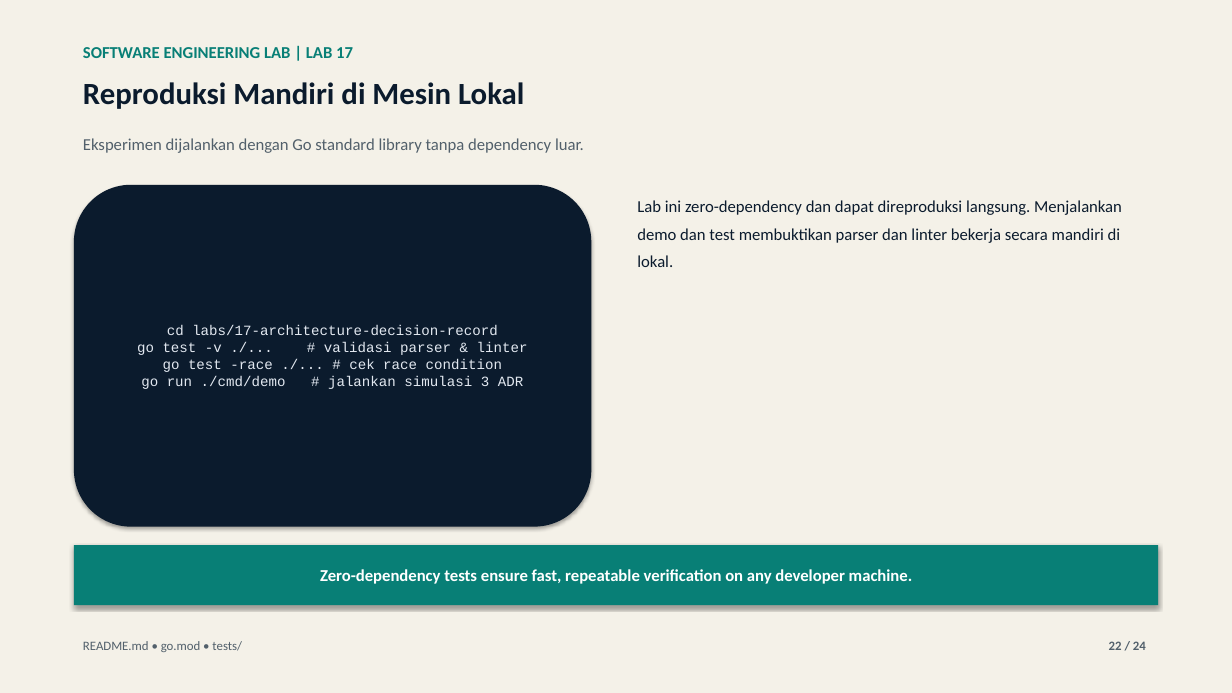
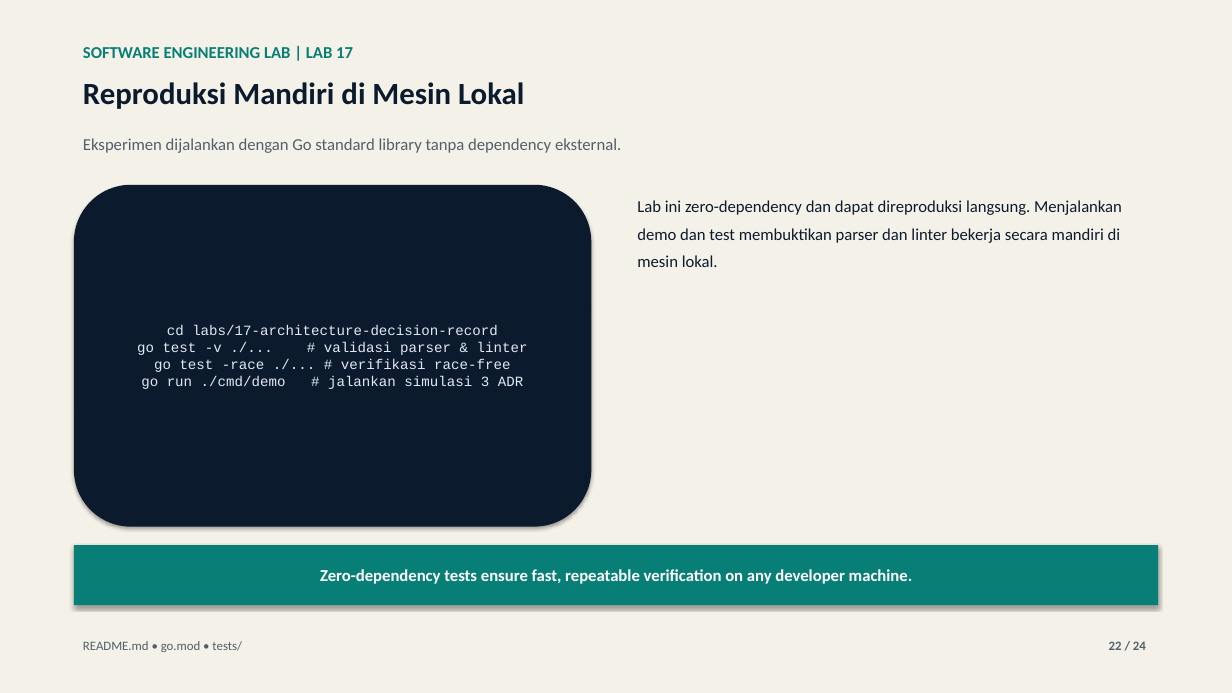
Before and after one commit to lukman-ss/software-engineering-lab, a slide deck: slide 22 of labs/17-architecture-decision-record/result/linkedin/lab-17-architecture-decision-record-carousel.pptx. Drawn at 1232x693 pixels with LibreOffice and Linux fonts; fonts in the diff are those of the drawing. Boxes give left, top, right and bottom in pixels: in the first picture for what was removed or moved away, otherwise in the second. Text is boxed around its words. In the diff, an @@ line names an element or a change of style, - is before the commit and + after.

```diff
--- a/labs/17-architecture-decision-record/result/linkedin/lab-17-architecture-decision-record-carousel.pptx
+++ b/labs/17-architecture-decision-record/result/linkedin/lab-17-architecture-decision-record-carousel.pptx
@@ text at [83,138,621,153]: text changed @@
-Eksperimen dijalankan dengan Go standard library tanpa dependency luar.
+Eksperimen dijalankan dengan Go standard library tanpa dependency eksternal.
@@ text at [637,200,1122,267]: text changed @@
-Lab ini zero-dependency dan dapat direproduksi langsung. Menjalankan demo dan test membuktikan parser dan linter bekerja secara mandiri di lokal.
+Lab ini zero-dependency dan dapat direproduksi langsung. Menjalankan demo dan test membuktikan parser dan linter bekerja secara mandiri di mesin lokal.
@@ text in rounded rectangle at [137,325,528,389]: text changed @@
-cd labs/17-architecture-decision-record
-go test -v ./... # validasi parser & linter
-go test -race ./... # cek race condition
-go run ./cmd/demo # jalankan simulasi 3 ADR
+cd labs/17-architecture-decision-record
+go test -v ./... # validasi parser & linter
+go test -race ./... # verifikasi race-free
+go run ./cmd/demo # jalankan simulasi 3 ADR
```
Also in this commit, not shown: 16 other slides changed, 4 other files.
